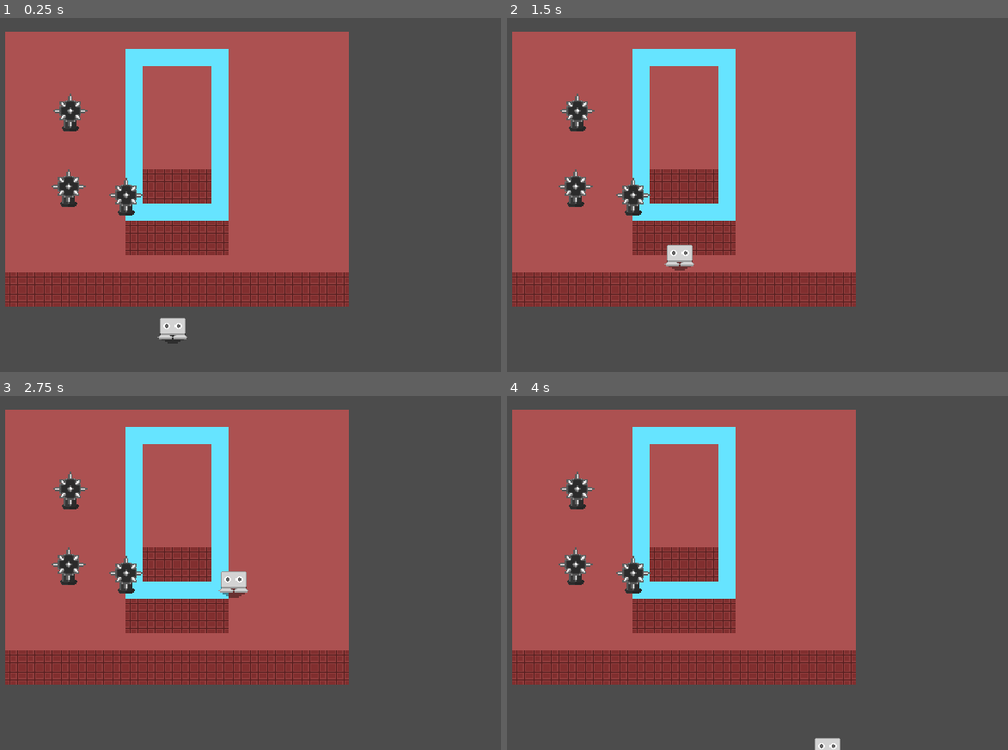
Above: before the commit, frames 1-4 (two rows, left to right).
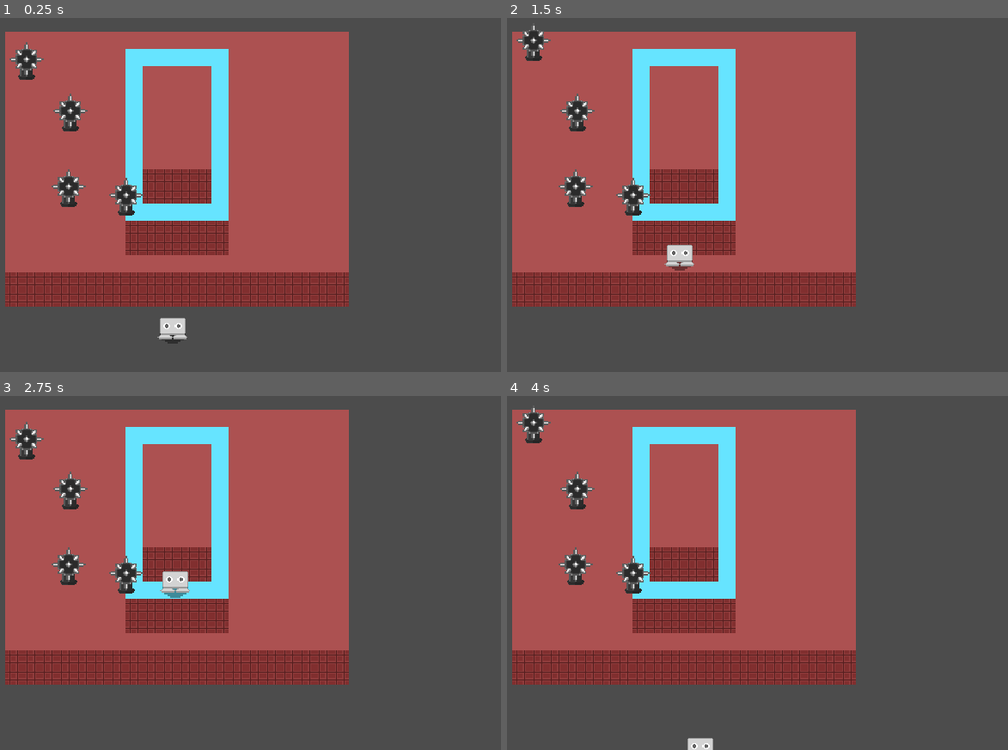
Above: after the commit, the same moments.

Repository: calsf/er
Game: Godot game, scene res://Level_1.tscn
Two runs of this game, one before a commit and one after it. Both use one fixed random seed, a clock stepped at 60 frames per second and the inputs below.
Inputs:
- Up to frame 1 (0.25 s): no input
- Up to frame 2 (1.5 s): hold W (move_up) from 0.53 s (still down); tap Space (jump) at 0.77 s
- Up to frame 3 (2.75 s): tap Space (jump) at 1.52 s; release W (move_up) at 2.03 s; hold A (move_left) from 2.03 s (still down)
- Up to frame 4 (4 s): tap Space (jump) at 3.02, 3.77 s; release A (move_left) at 3.53 s; hold S (move_down) from 3.53 s (still down)

The runs differ from the first frame. In frame 1, 0.4% of the frame differs, in the area x 1-9%, y 6-18%; in frame 2, 0.3%; in frame 3, 1.1%, in the area x 1-50%, y 7-58%; in frame 4, 0.7%.

Commit message:
modifying knockback behaviour, still needs work

Diff:
--- a/Level_1.tscn
+++ b/Level_1.tscn
@@ -7,6 +7,7 @@
 [ext_resource path="res://Elevation_Overlay.tscn" type="PackedScene" id=5]
 [ext_resource path="res://Elevation3_Collision.tscn" type="PackedScene" id=6]
 [ext_resource path="res://SpikedBall.tscn" type="PackedScene" id=7]
+[ext_resource path="res://MovingSpikedBall.tscn" type="PackedScene" id=8]
 
 [sub_resource type="TileSet" id=1]
 0/name = "tileset_1.png 0"
@@ -360,6 +361,15 @@
 position = Vector2( 253.244, 73.0754 )
 current = true
 
+[node name="MovingSpikedBall" parent="YSort" instance=ExtResource( 8 )]
+position = Vector2( 132.002, -21.4057 )
+elevation = 32
+
+[node name="Movement" parent="YSort/MovingSpikedBall" index="0"]
+x1 = -42
+x2 = -21
+velocity = Vector2( 0, 15 )
+
 [node name="SpikedBall" parent="YSort" instance=ExtResource( 7 )]
 position = Vector2( 172.148, 24.3454 )
 elevation = 32
@@ -431,6 +441,8 @@
 position = Vector2( 271.777, 80.2146 )
 shape = SubResource( 18 )
 
+[editable path="YSort/MovingSpikedBall"]
+
 [editable path="Elevation1_Collision"]
 
 [editable path="Elevation2_Collision"]
--- /dev/null
+++ b/MoveTwoPoints.gd
@@ -0,0 +1,10 @@
+extends Node
+
+export var x1 = 0
+export var x2 = 0
+export var velocity = Vector2.ZERO
+
+func _physics_process(delta):
+	if (get_owner().global_position.y <= x1 or get_owner().global_position.y >= x2):
+		velocity *= -1
+	get_owner().move_and_collide(velocity * delta, false)
--- /dev/null
+++ b/MovingSpikedBall.tscn
@@ -0,0 +1,36 @@
+[gd_scene load_steps=7 format=2]
+
+[ext_resource path="res://MoveTwoPoints.gd" type="Script" id=1]
+[ext_resource path="res://HitboxProperties.gd" type="Script" id=2]
+[ext_resource path="res://ObjectElevation.gd" type="Script" id=3]
+[ext_resource path="res://Elevations/1/spikeball.png" type="Texture" id=4]
+
+[sub_resource type="RectangleShape2D" id=1]
+extents = Vector2( 4.867, 3.39 )
+
+[sub_resource type="RectangleShape2D" id=2]
+extents = Vector2( 6.557, 4.646 )
+
+[node name="MovingSpikedBall" type="KinematicBody2D"]
+collision_mask = 0
+script = ExtResource( 3 )
+
+[node name="Movement" type="Node" parent="."]
+script = ExtResource( 1 )
+
+[node name="Sprite" type="Sprite" parent="."]
+position = Vector2( 0, -19 )
+texture = ExtResource( 4 )
+
+[node name="CollisionShape2D" type="CollisionShape2D" parent="."]
+position = Vector2( 0, -1.149 )
+shape = SubResource( 1 )
+
+[node name="Hitbox" type="Area2D" parent="."]
+collision_mask = 0
+script = ExtResource( 2 )
+knockback_strength = 400
+
+[node name="CollisionShape2D" type="CollisionShape2D" parent="Hitbox"]
+position = Vector2( 0, -1.15 )
+shape = SubResource( 2 )
--- a/ObjectElevation.gd
+++ b/ObjectElevation.gd
@@ -1,4 +1,4 @@
-extends StaticBody2D
+extends Node2D
 
 export var elevation = 0
 
--- a/Player/Player.gd
+++ b/Player/Player.gd
@@ -15,6 +15,7 @@
 var is_tumbling = false
 var knockback = Vector2.ZERO
 var last_area_hit = null
+var curr_knockback_strength = 0
 
 var jump_height = MAX_HEIGHT
 var added_height = 0
@@ -38,13 +39,17 @@
 	# Provides more accurate drop off from elevations as well
 	if is_tumbling and added_height <= 0:
 		velocity.y += 25
-		move_and_slide(velocity)
+		velocity = move_and_slide(velocity)
 		check_overlapping_wall()
 		return
 
 	# Gradually decrease knockback value to 0 and apply current knockback
 	knockback = knockback.move_toward(Vector2.ZERO, DECEL * delta)
+	curr_knockback_strength -= clamp(DECEL * delta, 0, 9999)
 	knockback = move_and_slide(knockback)
+
+	# Only collide with world objects when in knockback state
+	set_collision_mask_bit(0, knockback != Vector2.ZERO)
 
 	# Get input vector
 	# Allow player to slightly affect movement while in knockback
@@ -105,8 +110,22 @@
 		if (area.get_owner() != self):
 			var other_elev = area.get_owner().elevation
 			if (last_area_hit != area and other_elev == get_curr_elevation()):
-				print("HIT")
-				knockback = (hurtbox.global_position - area.global_position).normalized() * (area.knockback_strength)
+				# Init knockback vector to opposite of player input vector (current facing direction)
+				var knockback_vector = -input_vector
+
+				# Apply knockback on x or y axis
+				# If player is farther from object's x position, player is at the side of object
+				# If player is farther from object's y position, player is above/below object
+				if (abs(global_position.x - area.get_owner().global_position.x) \
+				> abs(global_position.y - area.get_owner().global_position.y)):
+					knockback_vector.x = sign(global_position.x - area.get_owner().global_position.x)
+				else:
+					knockback_vector.y = sign(global_position.y - area.get_owner().global_position.y)
+
+				# Use the higher knockback strength between current knockback strength and the area's knockback strength
+				if (area.knockback_strength > curr_knockback_strength):
+					curr_knockback_strength = area.knockback_strength
+				knockback = knockback_vector.normalized() * curr_knockback_strength
 
 				# Prevent getting knocked back by this same area within INVULN_TIME
 				timer.start(INVULN_TIME)
@@ -179,11 +198,6 @@
 		jump_height = added_height + MAX_HEIGHT
 		is_jumping = true
 		is_falling = false
-
-
-# entry should include the wall, wall and boundary collisions should be slightly larger than area2d for entry/elev area
-# ENTRY AREA FOR ENTERING ELEVATION SHOULD BE ABOUT 32 PX EMPTY ON TOP
-# HAVE ANOTHER LAYERED TILE ABOVE ON TOP THAT WILL BE VISIBLE/INVISIBLE DEPENDING ON PLAYER'S ELEVATION
 
 # Detect elevation entry
 func _on_DetectElevEntry_area_entered(area):
@@ -219,6 +233,6 @@
 		# Set falling state to true
 		is_falling = true
 
-
+# Reset last area hit after timer
 func _on_Timer_timeout():
 	last_area_hit = null
--- a/Player/Player.tscn
+++ b/Player/Player.tscn
@@ -12,9 +12,9 @@
 radius = 4.08499
 height = 13.4847
 
-[sub_resource type="CapsuleShape2D" id=3]
-radius = 4.02709
-height = 13.5312
+[sub_resource type="CapsuleShape2D" id=5]
+radius = 3.647
+height = 12.382
 
 [sub_resource type="CapsuleShape2D" id=4]
 radius = 3.64687
@@ -55,7 +55,7 @@
 
 [node name="CollisionShape2D" type="CollisionShape2D" parent="HurtboxArea2D"]
 rotation = -1.5708
-shape = SubResource( 3 )
+shape = SubResource( 5 )
 
 [node name="Timer" type="Timer" parent="HurtboxArea2D"]
 
--- a/SpikedBall.tscn
+++ b/SpikedBall.tscn
@@ -5,13 +5,12 @@
 [ext_resource path="res://HitboxProperties.gd" type="Script" id=3]
 
 [sub_resource type="RectangleShape2D" id=1]
-extents = Vector2( 6.15536, 4.33475 )
+extents = Vector2( 4.8672, 3.38984 )
 
 [sub_resource type="RectangleShape2D" id=2]
 extents = Vector2( 6.55674, 4.64605 )
 
 [node name="SpikedBall" type="StaticBody2D"]
-collision_layer = 0
 collision_mask = 2147483648
 script = ExtResource( 1 )
 
@@ -26,7 +25,7 @@
 [node name="Hitbox" type="Area2D" parent="."]
 collision_mask = 0
 script = ExtResource( 3 )
-knockback_strength = 500
+knockback_strength = 400
 
 [node name="CollisionShape2D" type="CollisionShape2D" parent="Hitbox"]
 position = Vector2( 0, -1.15 )
Not shown: 1 places in Level_1.tscn that only renumber resources
